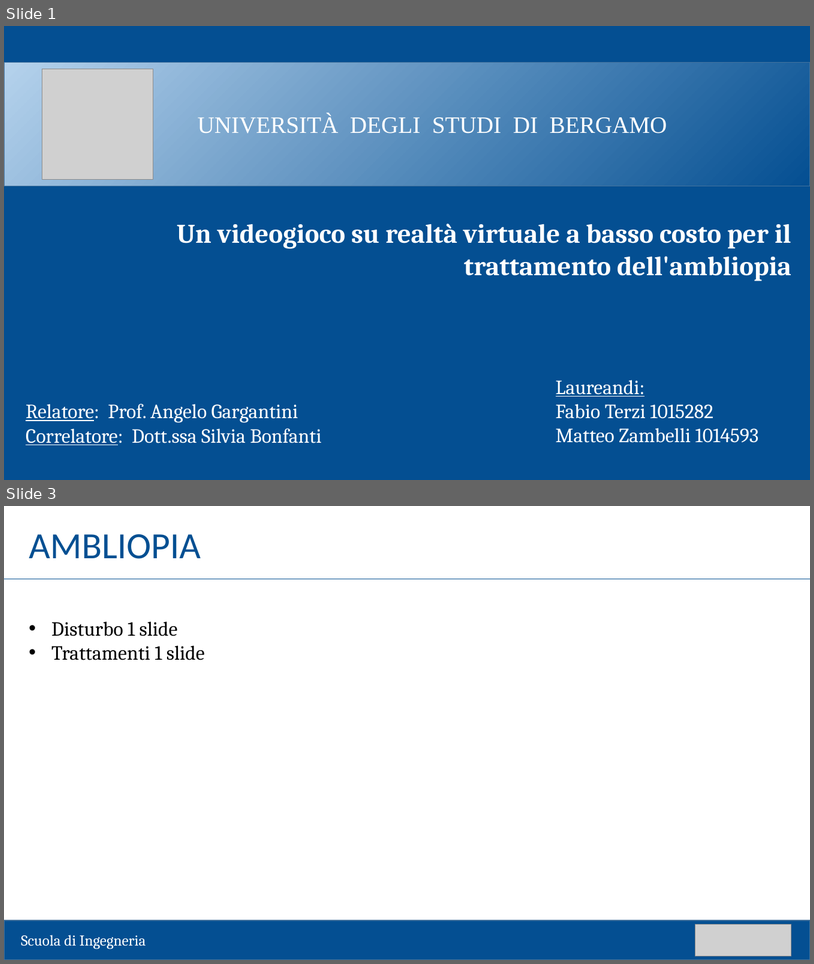
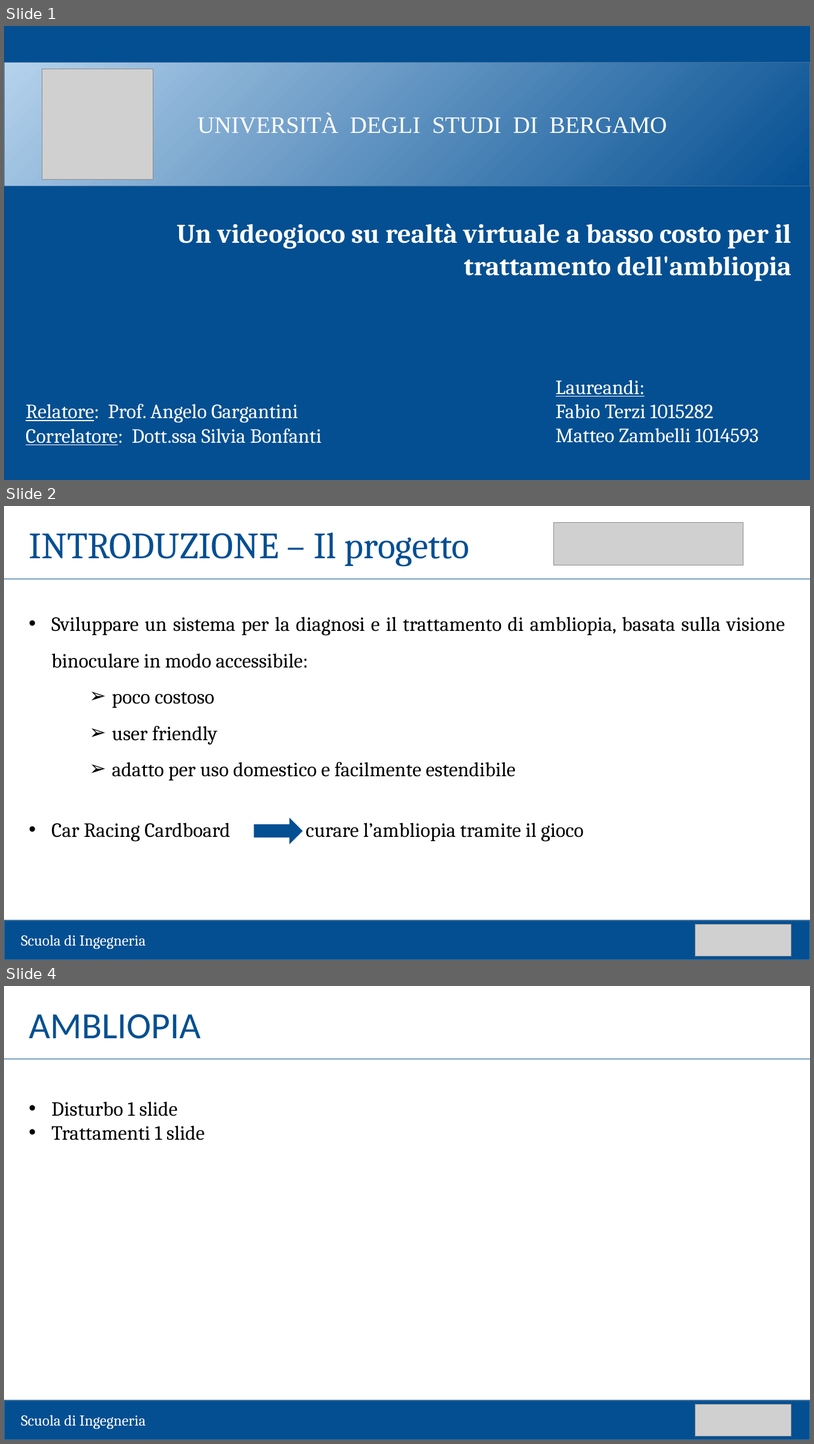
Before and after one commit to matteozambelli/CardboardApp, a slide deck: tesi/presentazione/template laurea.pptx. Shown one above the other, each under a label of ours: slides 1 and 3 before the commit, slides 1, 2 and 4 after it; the slides between them are not shown. The pictures are 814x964 and 814x1444 pixels, drawn with LibreOffice and Linux fonts; fonts in the diff are those of the drawing; grey boxes stand for pictures. Boxes give left, top, right and bottom in pixels: in the first picture for what was removed or moved away, otherwise in the second. Text is boxed around its words. In the diff, an @@ line names an element or a change of style, - is before the commit and + after.

```diff
--- a/tesi/presentazione/template laurea.pptx
+++ b/tesi/presentazione/template laurea.pptx
@@ slide 2 added at (4,506,810,960), background #FFFFFF @@
@@ picture added at (554,523,744,565) @@
@@ text added at (29,532,470,567), 44 pt, text #044F92 @@
+INTRODUZIONE – Il progetto
@@ line added from (4, 579) to (810, 579), #044F92 0.5 pt @@
@@ text added at (51,616,785,841), 24 pt, text #000000 @@
+• Sviluppare un sistema per la diagnosi e il trattamento di ambliopia, basata sulla visione binoculare in modo accessibile:
+    ➢ poco costoso
+    ➢ user friendly
+    ➢ adatto per uso domestico e facilmente estendibile
+• Car Racing Cardboard curare l’ambliopia tramite il gioco
@@ right arrow added at (254,819,302,843), fill #044F92, outline #044F92 1 pt @@
@@ rectangle added at (4,920,810,960), fill #044F92, outline #43739E 1 pt @@
@@ text added at (21,934,146,949), 18 pt, text #FFFFFF @@
+Scuola di Ingegneria
@@ picture added at (695,924,792,956) @@
@@ what was slide 3 is now slide 4 @@
```
Also in this commit, not shown: 1 slide changed, 3 other files.
